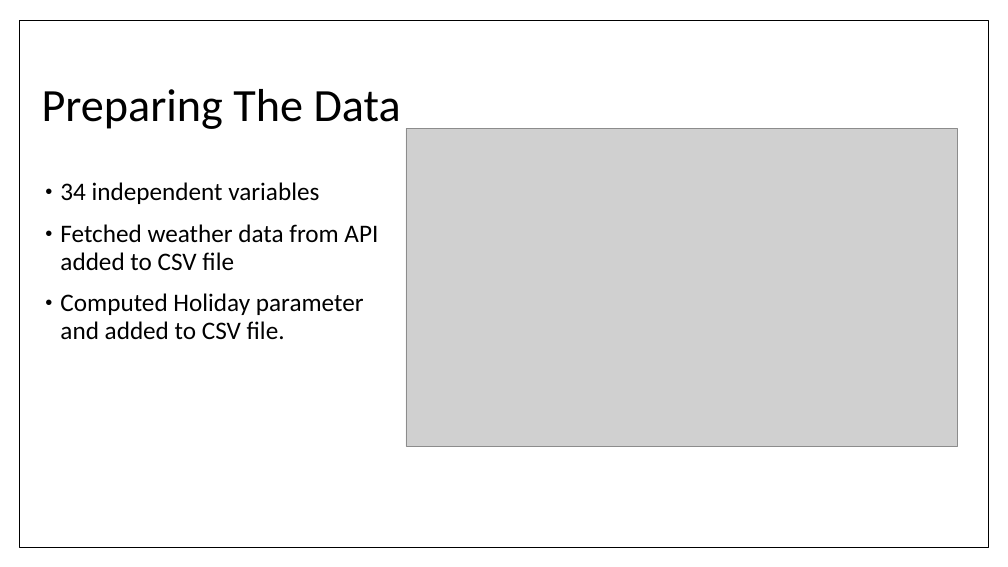
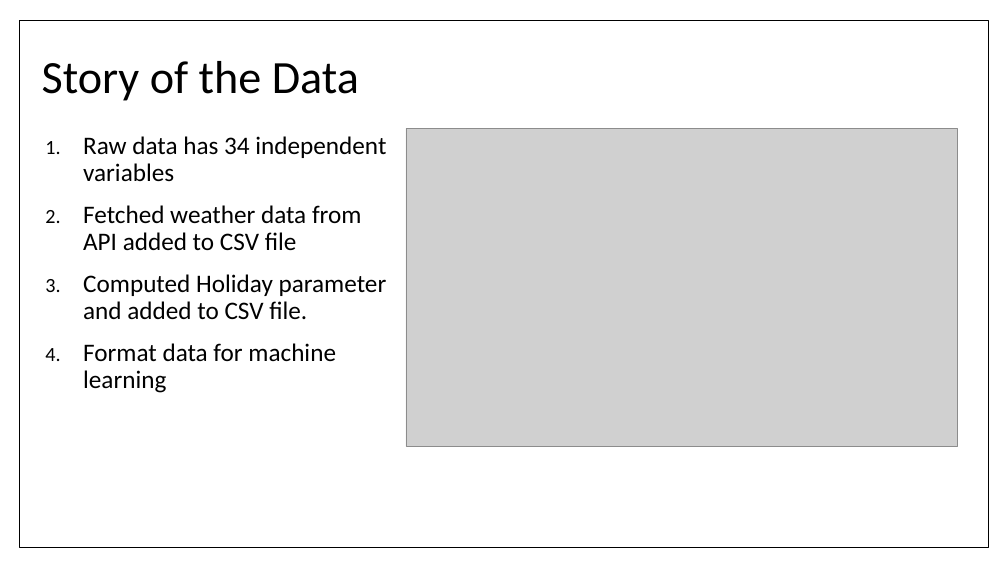
Before and after one commit to RoAjinkya/FlightDelay, a slide deck: slide 6 of docs/Final Presentation_FlightDelay.pptx. Drawn at 1008x567 pixels with LibreOffice and Linux fonts; fonts in the diff are those of the drawing; grey boxes stand for pictures. Boxes give left, top, right and bottom in pixels: in the first picture for what was removed or moved away, otherwise in the second. Text is boxed around its words. In the diff, an @@ line names an element or a change of style, - is before the commit and + after.

```diff
--- a/docs/Final Presentation_FlightDelay.pptx
+++ b/docs/Final Presentation_FlightDelay.pptx
@@ title at [42, 61, 359, 101]: text changed @@
-Preparing The Data
+Story of the Data
@@ text "Raw data has 34 independent ...": place and size @@
-text "Raw data has 34 independent ..." at [60, 182, 378, 339]
+text "Raw data has 34 independent ..." at [83, 136, 387, 393]
@@ text at [83, 136, 386, 182]: text changed @@
-• 34 independent variables
+1. Raw data has 34 independent variables
@@ text at [83, 205, 387, 320]: bullet • to 1. @@
@@ text at [83, 343, 336, 393]: paragraph added @@
+4. Format data for machine learning
```
Also in this commit, not shown: 3 other slides changed, 2 slides added, 15 other files.
